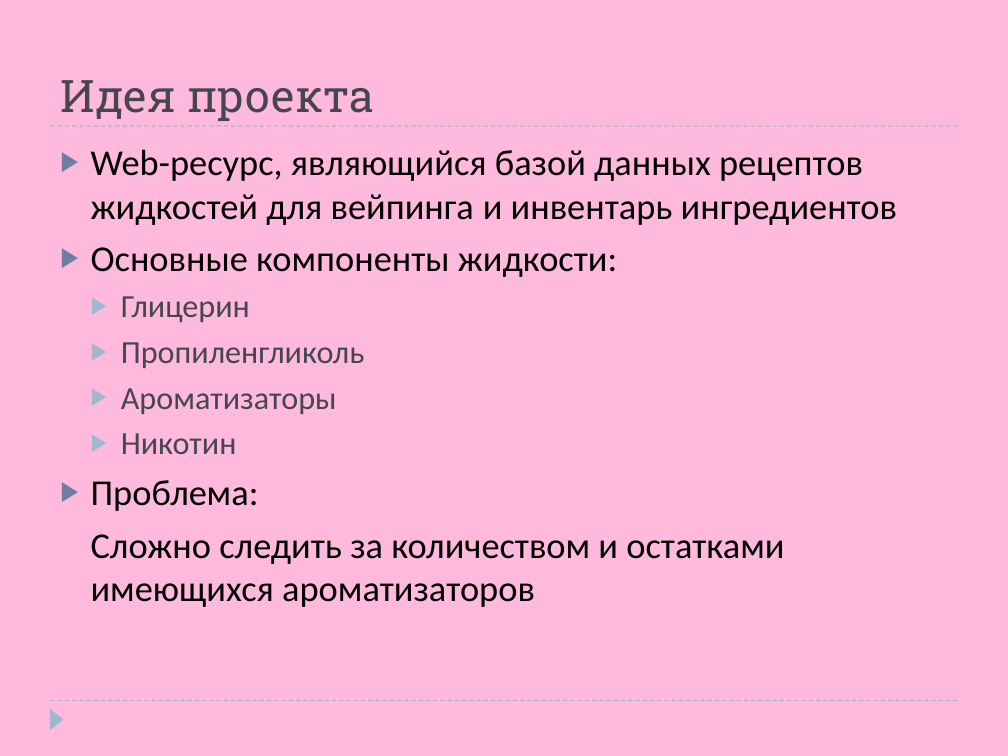
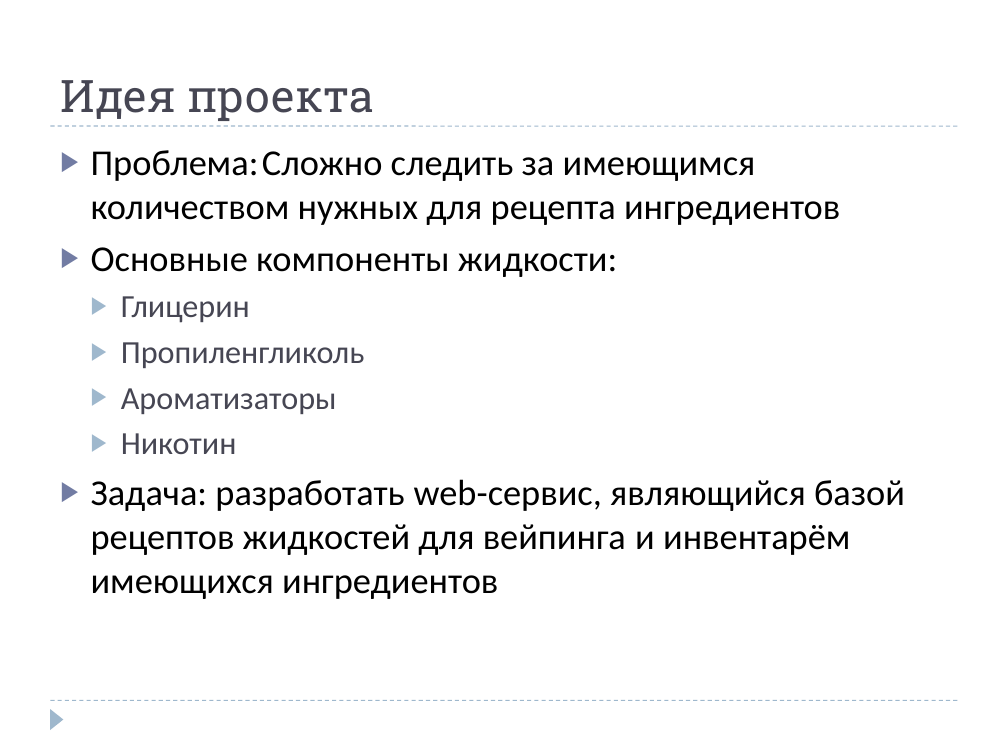
Before and after one commit to yoshi-lyosha/eLiquidInventory, a slide deck: slide 2 of analysis&design/eLiquidInventory.pptx. Drawn at 1008x756 pixels with LibreOffice and Linux fonts; fonts in the diff are those of the drawing. Boxes give left, top, right and bottom in pixels: in the first picture for what was removed or moved away, otherwise in the second. Text is boxed around its words. In the diff, an @@ line names an element or a change of style, - is before the commit and + after.

```diff
--- a/analysis&design/eLiquidInventory.pptx
+++ b/analysis&design/eLiquidInventory.pptx
@@ background #FFB9DC to #FFFFFF @@
@@ text at [91, 150, 840, 225]: text changed @@
-▶ Web-ресурс, являющийся базой данных рецептов жидкостей для вейпинга и инвентарь ингредиентов
+▶ Проблема: Сложно следить за имеющимся количеством нужных для рецепта ингредиентов
@@ text at [91, 479, 905, 599]: text changed @@
-▶ Проблема:
-Сложно следить за количеством и остатками имеющихся ароматизаторов
+▶ Задача: разработать web-сервис, являющийся базой рецептов жидкостей для вейпинга и инвентарём имеющихся ингредиентов
```
Also in this commit, not shown: 19 other slides changed, 1 other file.
